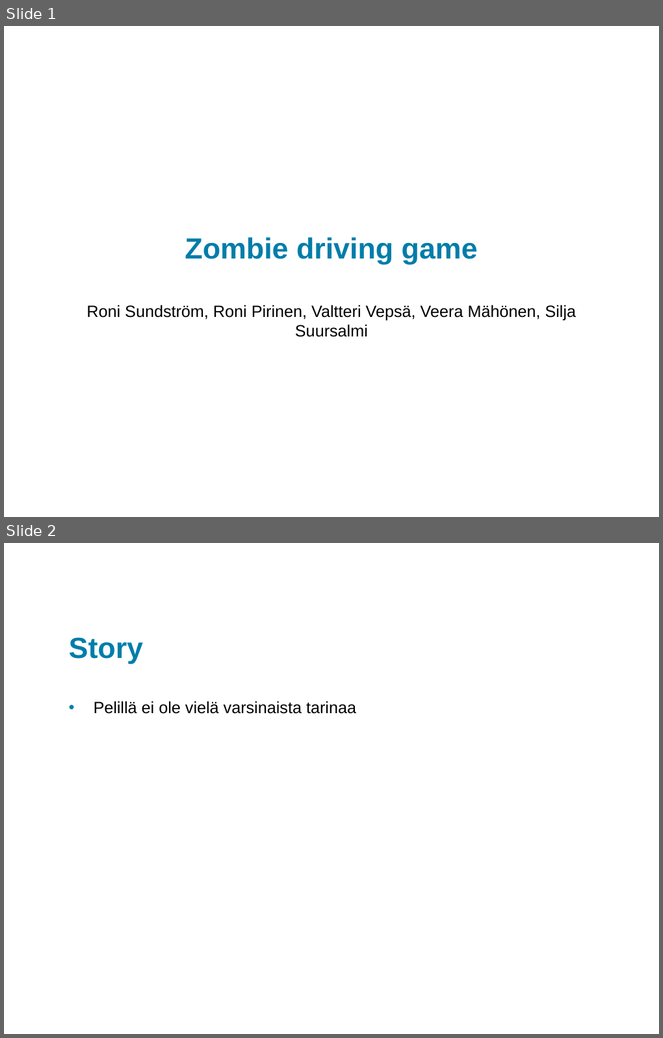
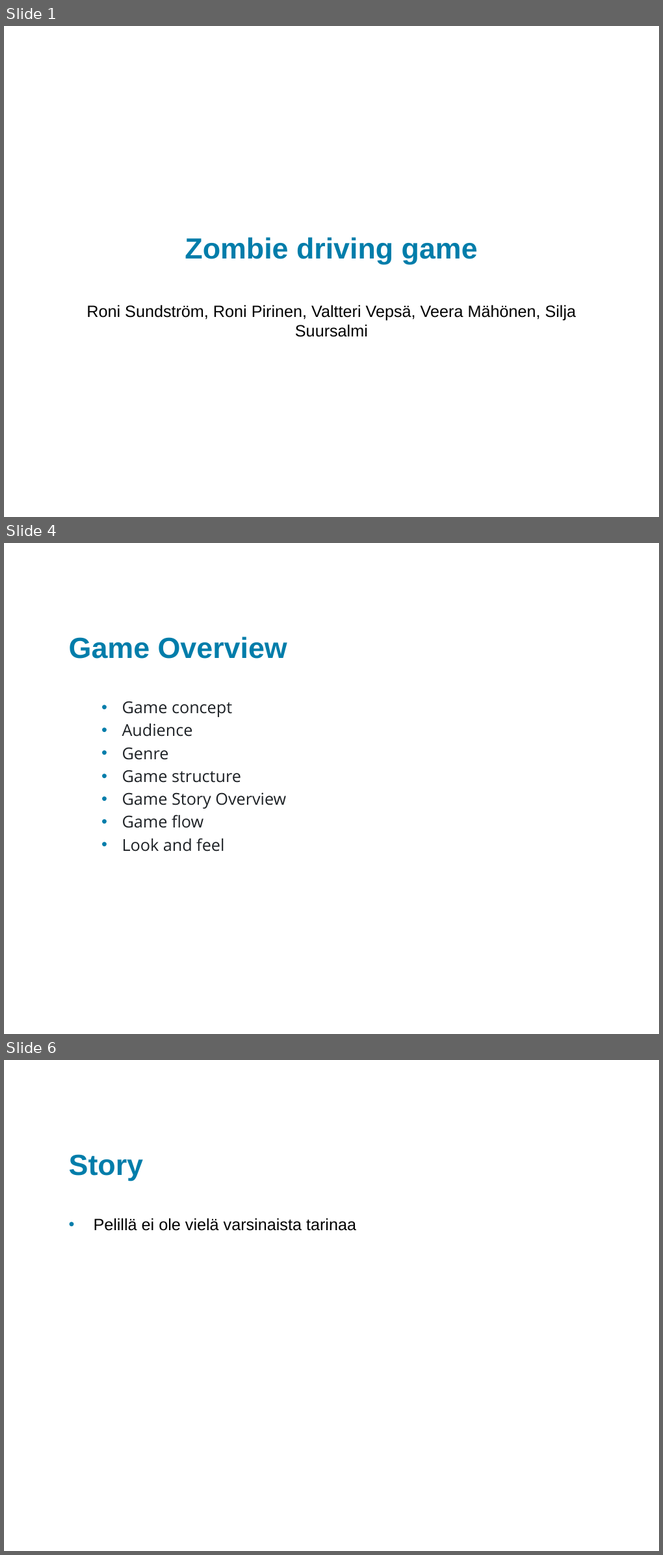
Before and after one commit to ValtteriVepsae/zombie-driving-game, a slide deck: Zombie driving game gdd.pptx. Shown one above the other, each under a label of ours: slides 1 and 2 before the commit, slides 1, 4 and 6 after it; the slides between them are not shown. The pictures are 663x1038 and 663x1555 pixels, drawn with LibreOffice and Linux fonts; fonts in the diff are those of the drawing; background and template pictures are left out. Boxes give left, top, right and bottom in pixels: in the first picture for what was removed or moved away, otherwise in the second. Text is boxed around its words. In the diff, an @@ line names an element or a change of style, - is before the commit and + after.

```diff
--- a/Zombie driving game gdd.pptx
+++ b/Zombie driving game gdd.pptx
@@ slide 4 added at bbox=[4, 543, 659, 1034], background #FFFFFF @@
@@ title added at bbox=[69, 637, 287, 659], 32 pt, text #007DAA, bold @@
+Game Overview
@@ text added at bbox=[122, 701, 286, 852], 18 pt, text #1D2125 @@
+  • Game concept
+  • Audience
+  • Genre
+  • Game structure
+  • Game Story Overview
+  • Game flow
+  • Look and feel
@@ what was slide 2 is now slide 6 @@
```
Also in this commit, not shown: 3 other slides added.
